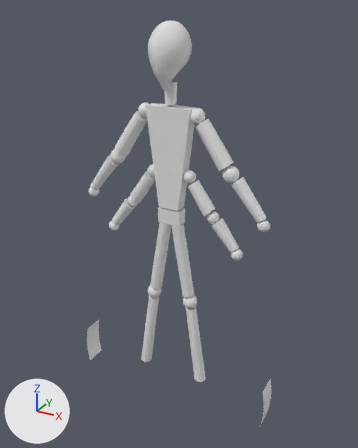
The Blender file Enemies/FutureBlade.blend as it was, and as the next commit left it.
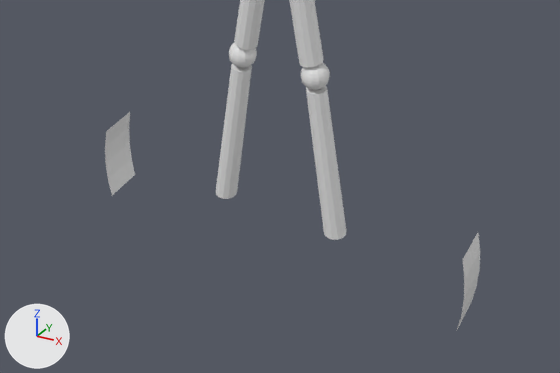
The first picture shows the older version from a camera (50 mm lens) standing at (1.98, -3.46, 3.32) and looking at (0.04, 0.05, 1.57). The close-ups show the older and then the newer version on the part from 10% to 87% of the width and 59% to 100% of the height of that picture. Only the edits that show in the close-ups are written down. Lighting does not change. The marker at lower left points along +X, +Y and +Z.

Objects in the first close-up: 'Body'.
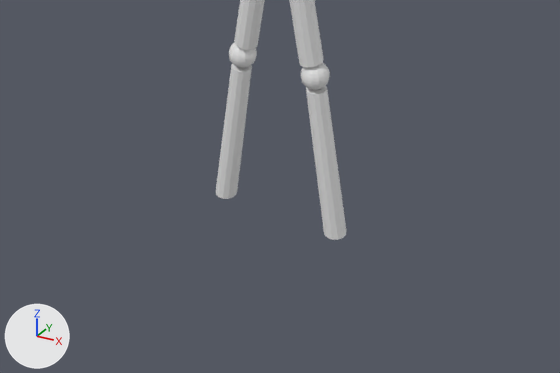
Boxes [x1, y1, x2, y2] around the edits, measured in the close-ups (560 x 373 px):
'Body', reshaped: before [105, 0, 480, 329]; after [216, 0, 346, 240]
part 1 of me_cube, deleted: before [105, 112, 480, 329]

Edits to the bpy script that builds the scene:
```text
Change me_cube:
    used by ob_body; location = (0.0, 0.0, 0.0)
    remove me_cube.from_pydata(...)  # 1768 vertices, 1747 faces; spans x -0.99..0.88, y -0.2..0.2, z -0.21..3.23
    add me_cube.from_pydata(...)  # 1758 vertices, 1743 faces; spans x 0.0..0.88, y -0.2..0.2, z 0.0..3.23
    me_cube part 1: the loose piece of 10 vertices spanning x -0.99..-0.97, y -0.1..0.1, z -0.21..0.21 is deleted
    other edits to the shape of me_cube do not show in these pictures
```
